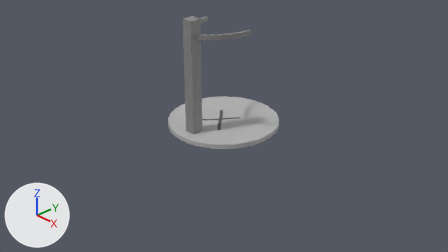
A saved change to the Blender file assets/buildings/pad/pad.blend.
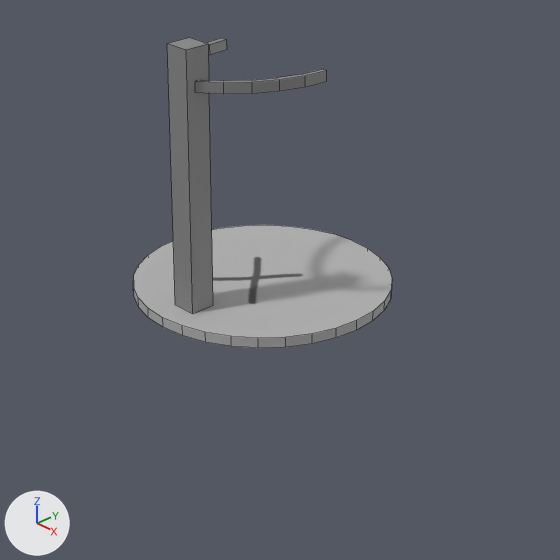
Old and new are each drawn from the file's camera 'Camera' and again close up on the part from 25% to 78% of the width and 0% to 95% of the height. The axes (+X, +Y, +Z) are drawn at lower left. The lights are the same throughout. The close-ups show mesh edges as thin lines.
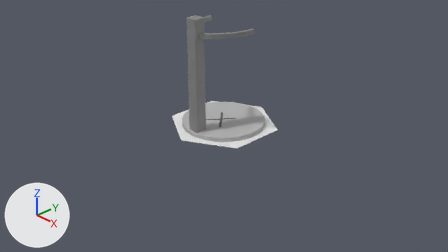
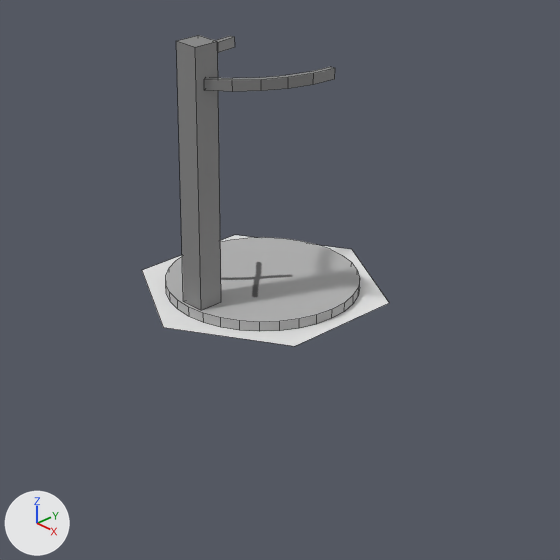
Where the newer file only moved an object's origin or applied its transform, the numbers keep the older frame.

Edits to the bpy script that builds the scene:
```text
Change me_cylinder:
    where me_cylinder.from_pydata(...)  # 64 vertices, 34 faces; spans x -1.0..1.0, y -1.0..1.0, z -1.0..1.0
    used by ob_cylinder; location = (0.0, 0.0, 0.04); scale = (1.0, 1.0, 0.04)
    me_cylinder part 1: the whole mesh is scaled about its middle by (0.75, 0.75, 0.96)
Change me_cube_001:
    where me_cube_001.from_pydata(...)  # 8 vertices, 6 faces; spans x -1.0..1.0, y -1.0..1.0, z -1.0..1.0
    used by ob_cube; location = (0.0, -0.7, 1.08); scale = (0.1, 0.1, 1.0)
    me_cube_001 part 2: the whole mesh is moved by (0.0, 0.82, 0.0)
Add me_circle_001:
    me_circle_001.from_pydata([(0.0, 1.0, 0.0), (-0.87, 0.5, 0.0), (-0.87, -0.5, 0.0), (0.0, -1.0, 0.0), (0.87, -0.5, 0.0), (0.87, 0.5, 0.0)], [], [(1, 2, 3, 4, 5, 0)])
Add ob_tile:
    ob_tile = bpy.data.objects.new('Tile', me_circle_001)
    ob_tile.location = (0.0, 0.0, 0.0)
```

Where the change shows, as pixel boxes (x1, y1, x2, y2) in the close-ups (560 x 560 px):
'Cylinder', mesh rescaled (25% narrower, 23% shorter)
    before: (133, 225, 392, 348)
    after: (166, 237, 360, 331)
'Cube', mesh moved
    before: (167, 38, 213, 314)
    after: (176, 35, 221, 310)
'Tile', added
    after: (142, 235, 389, 346)
